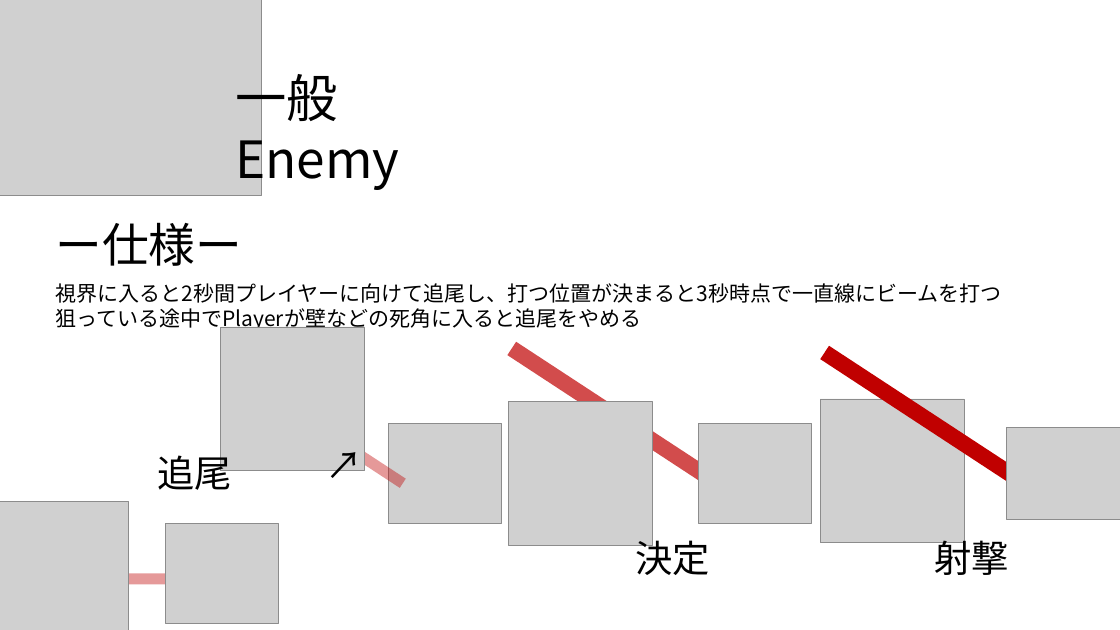
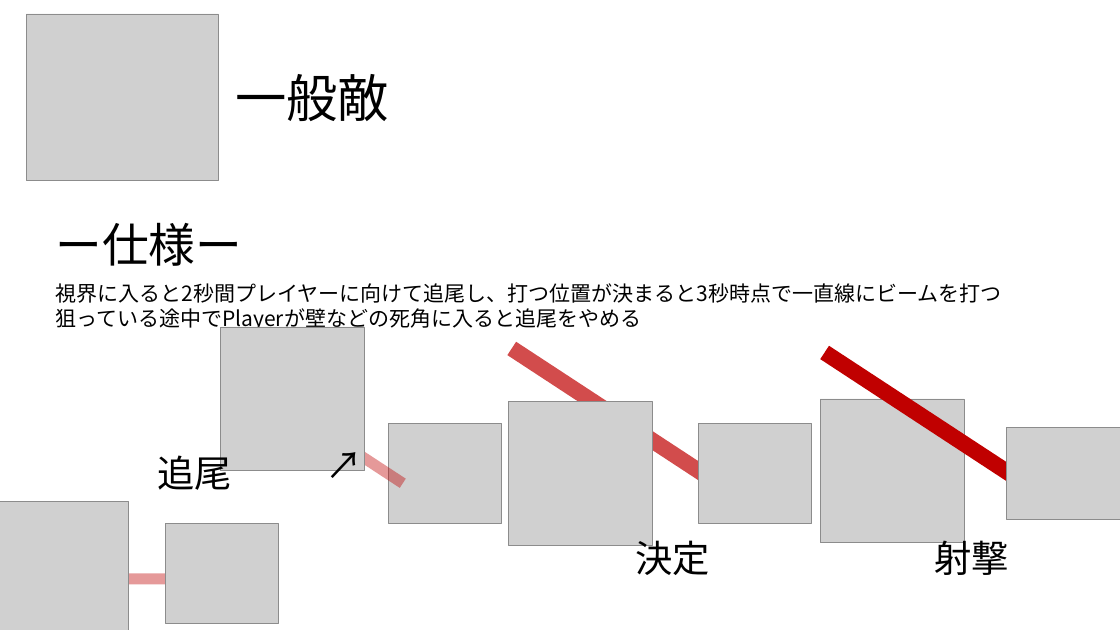
Before and after one commit to Shingo-Takenaka/Employment-work, a slide deck: slide 1 of 仕様書/Enemy.pptx. Drawn at 1120x630 pixels with LibreOffice and Linux fonts; fonts in the diff are those of the drawing; grey boxes stand for pictures. Boxes give left, top, right and bottom in pixels: in the first picture for what was removed or moved away, otherwise in the second. Text is boxed around its words. In the diff, an @@ line names an element or a change of style, - is before the commit and + after.

```diff
--- a/仕様書/Enemy.pptx
+++ b/仕様書/Enemy.pptx
@@ picture removed at bbox=[0, 0, 261, 196] @@
@@ picture added at bbox=[27, 14, 218, 181] @@
@@ text at bbox=[235, 74, 389, 121]: text changed @@
-一般Enemy
+一般敵
```
Also in this commit, not shown: 1 other slide changed, 1 slide added, 20 other files.
